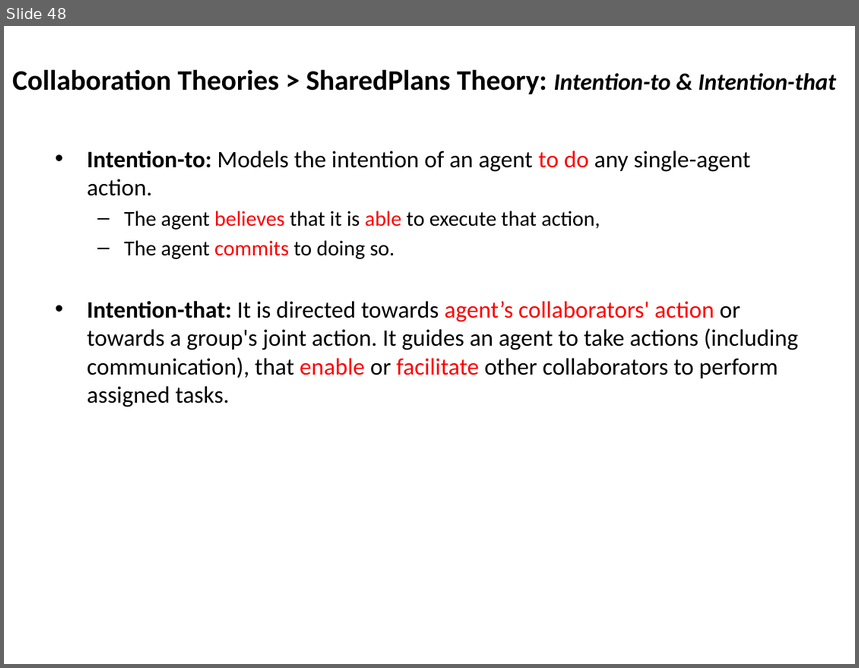
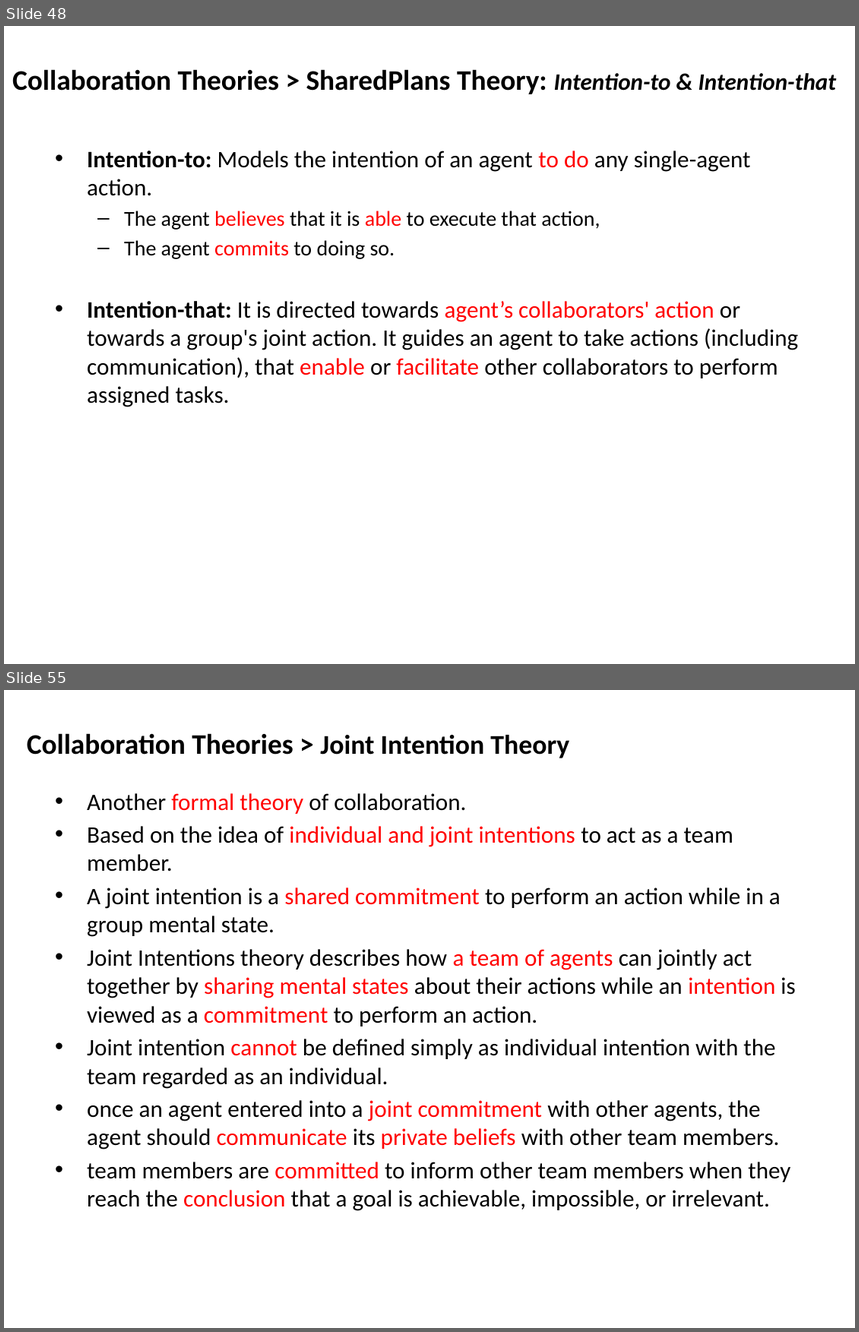
Before and after one commit to mshayganfar/CompExam1, a slide deck: presentation/PhD-comprehensive-exam.pptx. Shown one above the other, each under a label of ours: slide 48 before the commit, slides 48 and 55 after it; the slides between them are not shown. The pictures are 859x668 and 859x1332 pixels, drawn with LibreOffice and Linux fonts; fonts in the diff are those of the drawing. Boxes give left, top, right and bottom in pixels: in the first picture for what was removed or moved away, otherwise in the second. Text is boxed around its words. In the diff, an @@ line names an element or a change of style, - is before the commit and + after.

Commit message:
Joint Intentions
Added Joint Intentions theory.

```diff
--- a/presentation/PhD-comprehensive-exam.pptx
+++ b/presentation/PhD-comprehensive-exam.pptx
@@ slide 55 added at (x1=4, y1=690, x2=855, y2=1328), background #FFFFFF @@
@@ text added at (x1=27, y1=733, x2=569, y2=758), 24 pt, text #000000, bold @@
+Collaboration Theories > Joint Intention Theory
@@ text added at (x1=87, y1=793, x2=795, y2=1211), 20 pt, text #000000 @@
+• Another formal theory of collaboration.
+• Based on the idea of individual and joint intentions to act as a team member.
+• A joint intention is a shared commitment to perform an action while in a group mental state.
+• Joint Intentions theory describes how a team of agents can jointly act together by sharing mental states about their actions while an intention is viewed as a commitment to perform an action.
+• Joint intention cannot be defined simply as individual intention with the team regarded as an individual.
+• once an agent entered into a joint commitment with other agents, the agent should communicate its private beliefs with other team members.
+• team members are committed to inform other team members when they reach the conclusion that a goal is achievable, impossible, or irrelevant.
```
Also in this commit, not shown: 1 slide changed, 17 other slides added.
